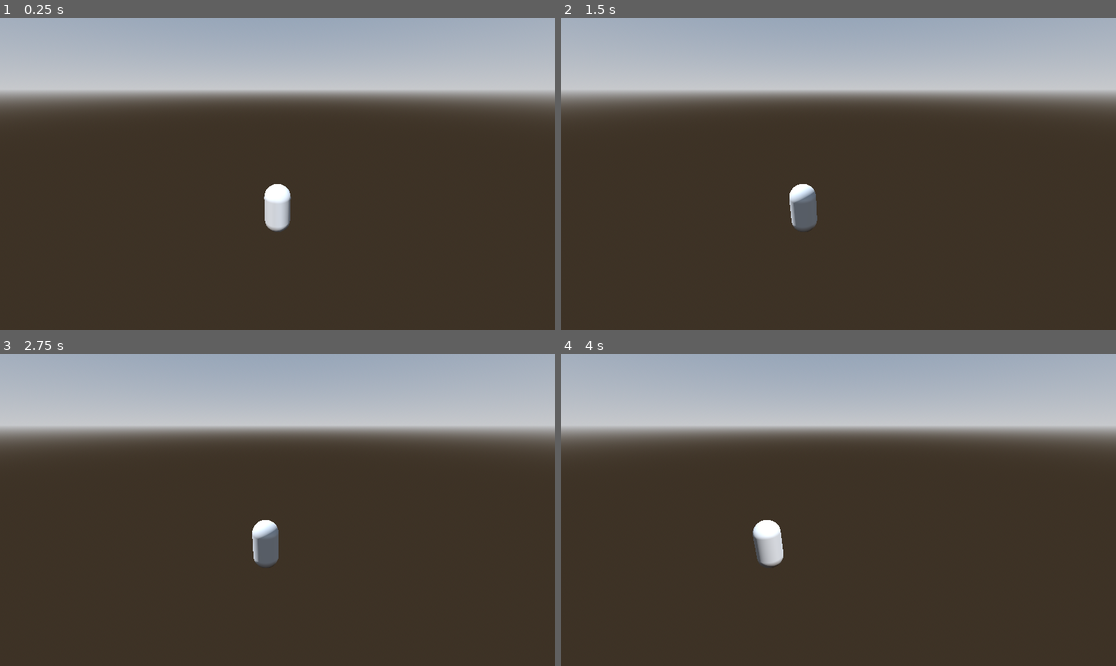
Above: before the commit, frames 1-4 (two rows, left to right).
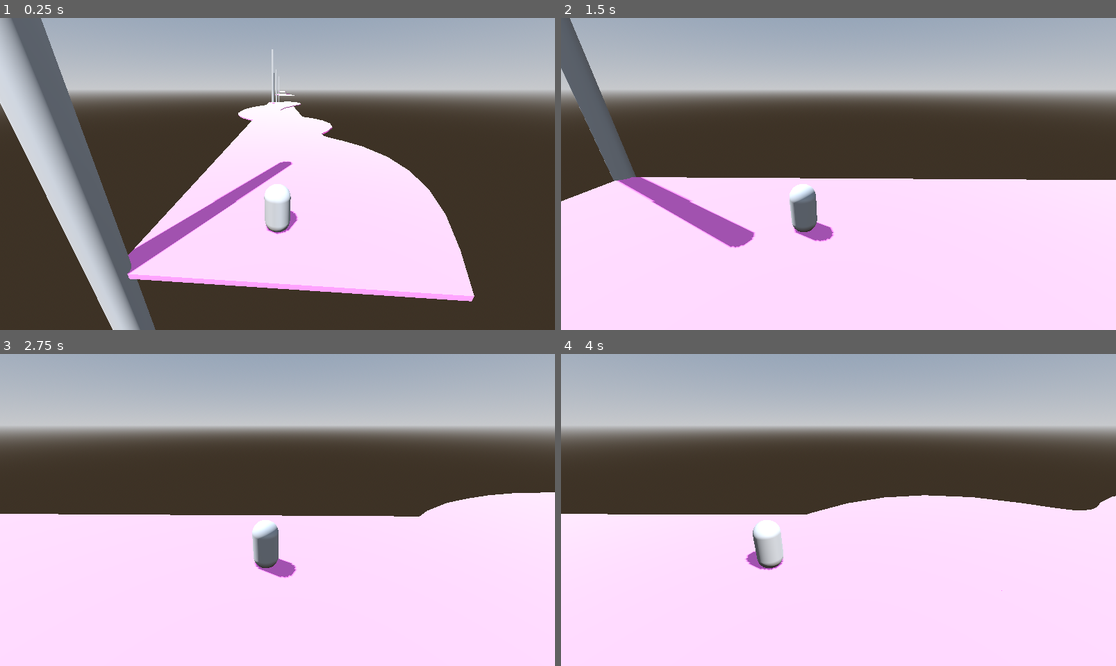
Above: after the commit, the same moments.

Repository: ludovancy/endless-roller
Game: Godot game, scene res://world.tscn
Two runs of this game, one before a commit and one after it. Both use one fixed random seed, a clock stepped at 60 frames per second and the inputs below.
Inputs (mouse positions are in pixels of both pictures, inside the frame that each line leads up to):
- Up to frame 1 (0.25 s): no input
- Up to frame 2 (1.5 s): tap Enter at 0.5 s; move the mouse to (960, 158) at 0.52 s; hold Right (ui_right) 0.53-1.25 s; click (960, 158) at 0.67 s; drag from (727, 189) to (810, 236) at 1.27 s
- Up to frame 3 (2.75 s): move the mouse to (333, 441) at 2.02 s; hold Right (ui_right) from 2.03 s (still down)
- Up to frame 4 (4 s): release Right (ui_right) at 2.75 s; drag from (810, 572) to (672, 463) at 2.77 s; move the mouse to (1005, 556) at 3.52 s; hold Left (ui_left) from 3.53 s (still down)

The runs differ from the first frame. In frame 1, 34% of the frame differs, in the area x 0-86%, y 0-100%; in frame 2, 50%; in frame 3, 49%; in frame 4, 50%, in the area x 0-100%, y 45-100%.
Error before the commit: Trying to assign value of type 'Node3D' to a variable of type 'path.gd'. (res://src/world.gd:21)

Commit message:
Space path objects evenly

Diff:
--- a/path.tscn
+++ b/path.tscn
@@ -1,14 +1,17 @@
-[gd_scene load_steps=4 format=3 uid="uid://32n2mkmfomch"]
+[gd_scene load_steps=5 format=3 uid="uid://32n2mkmfomch"]
+
+[ext_resource type="Script" path="res://src/path.gd" id="1_0tngy"]
 
 [sub_resource type="CylinderMesh" id="CylinderMesh_a1aqu"]
 height = 40.0
 
-[sub_resource type="StandardMaterial3D" id="StandardMaterial3D_hvcfm"]
-albedo_color = Color(1, 0.44, 0.44, 1)
+[sub_resource type="StandardMaterial3D" id="StandardMaterial3D_ca6st"]
+albedo_color = Color(1, 0.48, 0.48, 1)
 
 [sub_resource type="Curve3D" id="Curve3D_uokhs"]
 
 [node name="CustomPath" type="Node3D"]
+script = ExtResource("1_0tngy")
 
 [node name="MeshInstance3D" type="MeshInstance3D" parent="."]
 transform = Transform3D(1, 0, 0, 0, 1, 0, 0, 0, 1, 5, 0, 0)
@@ -27,7 +30,7 @@
 path_continuous_u = true
 path_u_distance = 1.28
 path_joined = true
-material = SubResource("StandardMaterial3D_hvcfm")
+material = SubResource("StandardMaterial3D_ca6st")
 
 [node name="Path3D" type="Path3D" parent="."]
 curve = SubResource("Curve3D_uokhs")
--- a/src/path.gd
+++ b/src/path.gd
@@ -4,11 +4,14 @@
 @onready var path: Path3D = $Path3D
 @onready var csg_polygon_3d: CSGPolygon3D = $CSGPolygon3D
 
-var points_in_curve : int = 10
+@export var points_in_curve : int = 10
 
 func _ready() -> void:
-	csg_polygon_3d.mial
-	get_parent().connect("set_points_in_curve", set_points_in_curve)
+	var mat = csg_polygon_3d.material
+	if is_instance_of(mat, StandardMaterial3D):
+		mat.albedo_color = Color(randf_range(.7, 1.0),
+				randf_range(.2, 1.0),
+				randf_range(.7, 1.0))
 
 func set_points_in_curve(points : int):
 	points_in_curve = points
--- a/src/world.gd
+++ b/src/world.gd
@@ -1,6 +1,4 @@
 extends Node3D
-
-signal set_points_in_curve(n : int)
 
 @export var points_in_curve : int = 10
 @export var init_speed : float = 0.1
@@ -20,14 +18,14 @@
 	for i in range(max_paths):
 		var p : CustomPath = path_obj.instantiate()
 		paths.append(p)
+		p.set_points_in_curve(points_in_curve)
 		path_root.add_child(p)
 	# generate max paths
-	set_points_in_curve.emit(points_in_curve)
 	for i in range(max_paths):
 		generate_path(i)
 
 func generate_path(index:int):
-	var prev_path_index := posmod(path_index - 1, max_paths)
+	var prev_path_index := posmod(index - 1, max_paths)
 	var prev_path_pos := paths[prev_path_index].position
 	var last_point := paths[prev_path_index].get_last_point_position()
 	paths[index].make_new_path(prev_path_pos, last_point)
